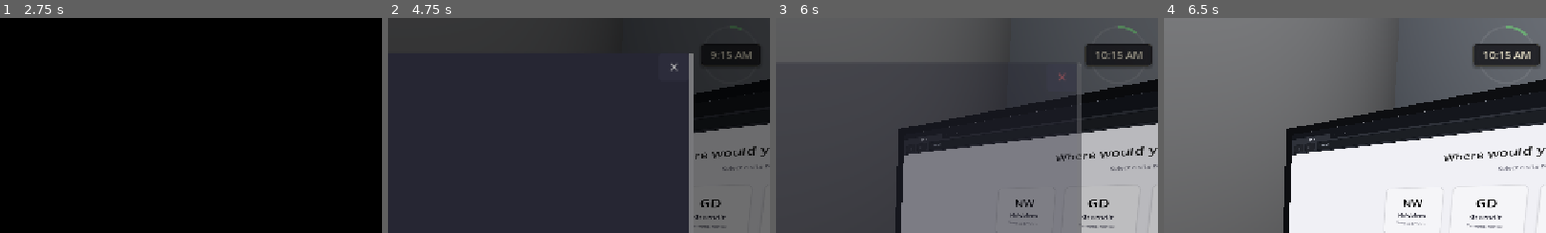
Above: before the commit, frames 1-4 (left to right).
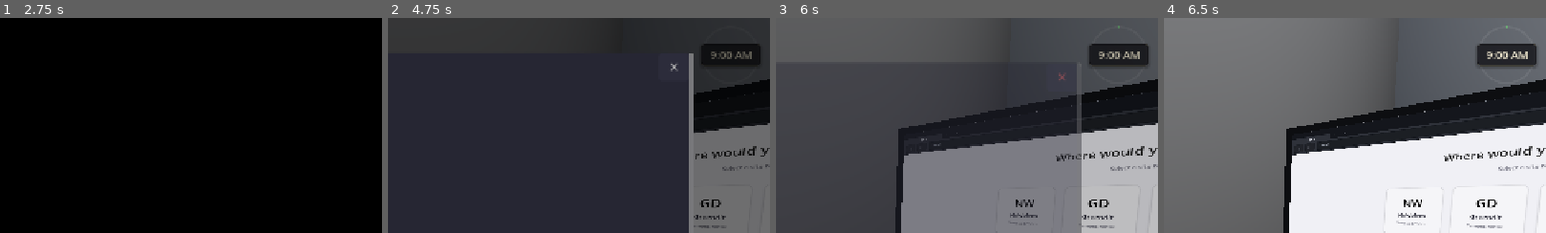
Above: after the commit, the same moments.

Repository: nickcyran/werewolf-on-campus
Game: Godot game, scene res://ui/landing_page/landing_page.tscn
The game is run twice, just before and just after one commit, with the same random seed, the same clock (stepped at 60 frames per second) and the same inputs.
Inputs (mouse positions are % of the whole screen's width and height, from its top left):
- Up to frame 1 (2.75 s): click "Next ▶" at 0.5 s; click "Next ▶" at 1.25 s; click "Begin ▶" at 2 s
- Up to frame 2 (4.75 s): tap Enter at 2.75 s; move the mouse to (72, 45) at 2.77 s; press the mouse at (72, 45) at 2.78 s; tap Space at 3.5 s; move the mouse to (45, 50) at 3.52 s; release the mouse at (45, 50) at 3.53 s; tap I (toggle_info) at 3.6 s; click (45, 50) at 3.67 s; click "Next ▶" at 4.25 s
- Up to frame 3 (6 s): click "Next ▶" at 5 s; click "✕" at 5.75 s
- Up to frame 4 (6.5 s): no input
The pictures show only the part of the screen within x 50-100%, y 0-50%; the shares and areas given below are measured in that part.

Frame 1 is identical in both runs. In frame 2, less than 0.1% of the frame differs, in the area x 86-93%, y 3-20%; in frame 3, 0.6%; in frame 4, 0.7%, in the area x 80-99%, y 3-23%.

Commit message:
Updated ACWW site

Diff:
--- a/core/autoload/day_clock.tscn
+++ b/core/autoload/day_clock.tscn
@@ -4,4 +4,3 @@
 
 [node name="DayClock" type="Node" unique_id=542910904]
 script = ExtResource("1_day_clock")
-max_game_time_seconds = 30.0
--- a/features/sites/acww/acww_about.tscn
+++ b/features/sites/acww/acww_about.tscn
@@ -1,7 +1,7 @@
 [gd_scene format=3 uid="uid://d02ovf7iap15t"]
 
 [ext_resource type="Script" uid="uid://bh3cta78fe4un" path="res://features/sites/site.gd" id="1_site"]
-[ext_resource type="Texture2D" uid="uid://cstasonfmkim6" path="res://assets/logos/ACWW_logo.png" id="2_logo"]
+[ext_resource type="Texture2D" uid="uid://uh7v0v0flufl" path="res://assets/logos/ACWW.png" id="2_pvetf"]
 
 [node name="ACWWAbout" type="Control" unique_id=1748641575]
 layout_mode = 3
@@ -15,7 +15,7 @@
 script = ExtResource("1_site")
 site_title = "www.amcomwolves.com/about"
 
-[node name="BG" type="ColorRect" parent="." unique_id=132349895]
+[node name="BG" type="ColorRect" parent="." unique_id=54266056]
 layout_mode = 1
 anchors_preset = 15
 anchor_right = 1.0
@@ -24,7 +24,7 @@
 grow_vertical = 2
 mouse_filter = 2
 
-[node name="ScrollContainer" type="ScrollContainer" parent="." unique_id=496907609]
+[node name="ScrollContainer" type="ScrollContainer" parent="." unique_id=717925892]
 layout_mode = 1
 anchors_preset = 15
 anchor_right = 1.0
@@ -33,34 +33,17 @@
 grow_vertical = 2
 horizontal_scroll_mode = 0
 
-[node name="Content" type="VBoxContainer" parent="ScrollContainer" unique_id=487905074]
+[node name="Content" type="VBoxContainer" parent="ScrollContainer" unique_id=890656357]
 layout_mode = 2
 size_flags_horizontal = 3
+size_flags_vertical = 3
 theme_override_constants/separation = 0
 
-[node name="GovBar" type="MarginContainer" parent="ScrollContainer/Content" unique_id=1321134061]
-custom_minimum_size = Vector2(0, 22)
-layout_mode = 2
-theme_override_constants/margin_left = 8
-
-[node name="GovBarBG" type="ColorRect" parent="ScrollContainer/Content/GovBar" unique_id=596278259]
-show_behind_parent = true
-layout_mode = 2
-mouse_filter = 2
-color = Color(0.18, 0.65, 0.28, 1)
-
-[node name="GovLabel" type="Label" parent="ScrollContainer/Content/GovBar" unique_id=614675026]
-layout_mode = 2
-theme_override_colors/font_color = Color(1, 1, 1, 1)
-theme_override_font_sizes/font_size = 10
-text = "An official Website of the American Federal Government"
-vertical_alignment = 1
-
-[node name="NavBar" type="Control" parent="ScrollContainer/Content" unique_id=1680078887]
-custom_minimum_size = Vector2(0, 42)
+[node name="NavBar" type="Control" parent="ScrollContainer/Content" unique_id=1915665322]
+custom_minimum_size = Vector2(0, 85)
 layout_mode = 2
 
-[node name="NavBG" type="ColorRect" parent="ScrollContainer/Content/NavBar" unique_id=900949453]
+[node name="NavBG" type="ColorRect" parent="ScrollContainer/Content/NavBar" unique_id=1376487110]
 layout_mode = 1
 anchors_preset = 15
 anchor_right = 1.0
@@ -68,81 +51,91 @@
 grow_horizontal = 2
 grow_vertical = 2
 mouse_filter = 2
-color = Color(0.18, 0.65, 0.28, 1)
 
-[node name="NavLinks" type="HBoxContainer" parent="ScrollContainer/Content/NavBar" unique_id=1347395106]
+[node name="NavLinks" type="HBoxContainer" parent="ScrollContainer/Content/NavBar" unique_id=791473504]
 layout_mode = 1
-anchors_preset = 15
-anchor_right = 1.0
+anchors_preset = -1
+anchor_right = 0.9875
 anchor_bottom = 1.0
 grow_horizontal = 2
 grow_vertical = 2
-theme_override_constants/separation = 80
-alignment = 1
+theme_override_constants/separation = 46
+alignment = 2
+metadata/_edit_use_anchors_ = true
 
-[node name="AboutLabel" type="Label" parent="ScrollContainer/Content/NavBar/NavLinks" unique_id=475373726]
+[node name="AboutBtn" type="Button" parent="ScrollContainer/Content/NavBar/NavLinks" unique_id=378438222]
 layout_mode = 2
-theme_override_colors/font_color = Color(1, 1, 1, 1)
+theme_override_colors/font_color = Color(0, 0, 0, 1)
+theme_override_colors/font_pressed_color = Color(0, 0.92941177, 0.4862745, 1)
+theme_override_colors/font_hover_color = Color(0, 0.7490196, 0.3882353, 1)
+theme_override_colors/font_hover_pressed_color = Color(5.0055983e-06, 0.92841977, 0.4871344, 1)
 theme_override_font_sizes/font_size = 18
 text = "About"
-vertical_alignment = 1
+flat = true
 
-[node name="NewsLabel" type="Label" parent="ScrollContainer/Content/NavBar/NavLinks" unique_id=814822823]
+[node name="NewsLabel" type="Label" parent="ScrollContainer/Content/NavBar/NavLinks" unique_id=1213662274]
 layout_mode = 2
-theme_override_colors/font_color = Color(1, 1, 1, 1)
+theme_override_colors/font_color = Color(0, 0, 0, 1)
 theme_override_font_sizes/font_size = 18
 text = "News and Events"
 vertical_alignment = 1
 
-[node name="ContactLabel" type="Label" parent="ScrollContainer/Content/NavBar/NavLinks" unique_id=1289516744]
+[node name="ContactLabel" type="Label" parent="ScrollContainer/Content/NavBar/NavLinks" unique_id=1712369646]
 layout_mode = 2
-theme_override_colors/font_color = Color(1, 1, 1, 1)
+theme_override_colors/font_color = Color(0, 0, 0, 1)
 theme_override_font_sizes/font_size = 18
 text = "Contact us"
 vertical_alignment = 1
 
-[node name="LogoSection" type="VBoxContainer" parent="ScrollContainer/Content" unique_id=1065236683]
-custom_minimum_size = Vector2(0, 160)
+[node name="TextureRect" type="TextureRect" parent="ScrollContainer/Content/NavBar" unique_id=1473177990]
+layout_mode = 1
+anchors_preset = -1
+anchor_left = 0.00546875
+anchor_top = -0.16470589
+anchor_right = 0.99996555
+anchor_bottom = 1.1411766
+grow_horizontal = 2
+grow_vertical = 2
+mouse_filter = 2
+texture = ExtResource("2_pvetf")
+expand_mode = 1
+stretch_mode = 4
+metadata/_edit_use_anchors_ = true
+
+[node name="ColorRect" type="ColorRect" parent="ScrollContainer/Content/NavBar" unique_id=2131422805]
+layout_mode = 1
+anchors_preset = -1
+anchor_top = 1.0
+anchor_right = 1.0
+anchor_bottom = 1.0117648
+grow_horizontal = 2
+grow_vertical = 0
+color = Color(0, 0.7490196, 0.3882353, 1)
+metadata/_edit_use_anchors_ = true
+
+[node name="BodySection2" type="MarginContainer" parent="ScrollContainer/Content" unique_id=490668537]
 layout_mode = 2
-theme_override_constants/separation = 4
-alignment = 1
+theme_override_constants/margin_left = 20
+theme_override_constants/margin_top = 12
+theme_override_constants/margin_right = 20
+theme_override_constants/margin_bottom = 12
 
-[node name="LogoTexture" type="TextureRect" parent="ScrollContainer/Content/LogoSection" unique_id=760849932]
-modulate = Color(1, 1, 1, 0)
-custom_minimum_size = Vector2(0, 175)
-layout_mode = 2
-texture = ExtResource("2_logo")
-expand_mode = 3
-stretch_mode = 5
-
-[node name="AcwwLogo" type="Sprite2D" parent="ScrollContainer/Content/LogoSection" unique_id=1403093226]
-position = Vector2(621, 71)
-scale = Vector2(0.235, 0.21850002)
-texture = ExtResource("2_logo")
-
-[node name="BodySection" type="MarginContainer" parent="ScrollContainer/Content" unique_id=161422360]
-layout_mode = 2
-theme_override_constants/margin_left = 50
-theme_override_constants/margin_top = 20
-theme_override_constants/margin_right = 50
-theme_override_constants/margin_bottom = 24
-
-[node name="BodyVBox" type="VBoxContainer" parent="ScrollContainer/Content/BodySection" unique_id=913966614]
+[node name="BodyVBox" type="VBoxContainer" parent="ScrollContainer/Content/BodySection2" unique_id=1725463724]
 layout_mode = 2
 theme_override_constants/separation = 10
 
-[node name="Title" type="Label" parent="ScrollContainer/Content/BodySection/BodyVBox" unique_id=1449821605]
+[node name="Title" type="Label" parent="ScrollContainer/Content/BodySection2/BodyVBox" unique_id=2099461259]
 layout_mode = 2
 theme_override_colors/font_color = Color(0.1, 0.1, 0.1, 1)
-theme_override_font_sizes/font_size = 24
+theme_override_font_sizes/font_size = 32
 text = "About us:"
 
-[node name="BodyText" type="RichTextLabel" parent="ScrollContainer/Content/BodySection/BodyVBox" unique_id=576052714]
+[node name="BodyText" type="RichTextLabel" parent="ScrollContainer/Content/BodySection2/BodyVBox" unique_id=752298120]
 custom_minimum_size = Vector2(0, 520)
 layout_mode = 2
 theme_override_colors/default_color = Color(0.15, 0.15, 0.15, 1)
-theme_override_font_sizes/normal_font_size = 12
-theme_override_font_sizes/bold_font_size = 12
+theme_override_font_sizes/normal_font_size = 16
+theme_override_font_sizes/bold_font_size = 18
 bbcode_enabled = true
 text = "Every day, the American Commission on Werewolves strives to build a country where people can live free from fear and pursue their dreams without being hampered by propaganda, lies, and those who would place security over liberty.
 
@@ -152,17 +145,12 @@
 
 We support this mission with a trifold approach:
 	[b]1. Education[/b] - Ensure the public and the next generation have the facts
-	[b]2. Impact[/b] - Spread our important message in an effective, accessible, actionable way
-	[b]3. Lobbying[/b] - Work with government officials to ensure laws and policies support our aims and protect the citizens of America
+	[b]2. Impact[/b]        - Spread our important message in an effective, accessible, actionable way
+	[b]3. Lobbying[/b]   - Work with government officials to ensure laws and policies support our aims and protect the citizens of America
 
 Please contact us at amcomwerewolves.org for information on:
-- Employment
-- Volunteer opportunities
-- Donations
-- Additional details on funding or organizational structure"
+	- Employment
+	- Volunteer opportunities
+	- Donations
+	- Additional details on funding or organizational structure"
 scroll_active = false
-
-[node name="BottomBar" type="ColorRect" parent="ScrollContainer/Content" unique_id=1664361096]
-custom_minimum_size = Vector2(0, 6)
-layout_mode = 2
-color = Color(0.18, 0.65, 0.28, 1)
--- a/features/sites/acww/acww_main.tscn
+++ b/features/sites/acww/acww_main.tscn
@@ -2,7 +2,13 @@
 
 [ext_resource type="Script" uid="uid://kvvfc6x3qfi1" path="res://features/sites/acww/acww_main.gd" id="1_main"]
 [ext_resource type="PackedScene" uid="uid://d02ovf7iap15t" path="res://features/sites/acww/acww_about.tscn" id="2_about"]
-[ext_resource type="Texture2D" uid="uid://cstasonfmkim6" path="res://assets/logos/ACWW_logo.png" id="3_logo"]
+[ext_resource type="Texture2D" uid="uid://uh7v0v0flufl" path="res://assets/logos/ACWW.png" id="3_nfa04"]
+[ext_resource type="Texture2D" uid="uid://b1nn6dsbb7jel" path="res://assets/ad/AD1.png" id="4_wxspv"]
+
+[sub_resource type="StyleBoxFlat" id="StyleBoxFlat_nfa04"]
+bg_color = Color(0, 0.7490196, 0.3882353, 1)
+corner_radius_top_right = 16
+corner_radius_bottom_right = 16
 
 [node name="ACWWMain" type="Control" unique_id=1756041468]
 layout_mode = 3
@@ -38,96 +44,92 @@
 [node name="Content" type="VBoxContainer" parent="ScrollContainer" unique_id=851736363]
 layout_mode = 2
 size_flags_horizontal = 3
+size_flags_vertical = 3
 theme_override_constants/separation = 0
 
-[node name="GovBar" type="MarginContainer" parent="ScrollContainer/Content" unique_id=1826235384]
-custom_minimum_size = Vector2(0, 22)
-layout_mode = 2
-theme_override_constants/margin_left = 8
-
-[node name="GovBarBG" type="ColorRect" parent="ScrollContainer/Content/GovBar" unique_id=874065983]
-show_behind_parent = true
-layout_mode = 2
+[node name="NavBar" type="Control" parent="ScrollContainer/Content" unique_id=1975681478]
+custom_minimum_size = Vector2(0, 85)
+layout_mode = 2
+
+[node name="NavBG" type="ColorRect" parent="ScrollContainer/Content/NavBar" unique_id=1885481608]
+layout_mode = 1
+anchors_preset = 15
+anchor_right = 1.0
+anchor_bottom = 1.0
+grow_horizontal = 2
+grow_vertical = 2
 mouse_filter = 2
-color = Color(0.18, 0.65, 0.28, 1)
-
-[node name="GovLabel" type="Label" parent="ScrollContainer/Content/GovBar" unique_id=346955651]
-layout_mode = 2
-theme_override_colors/font_color = Color(1, 1, 1, 1)
-theme_override_font_sizes/font_size = 10
-text = "An official Website of the American Federal Government"
-vertical_alignment = 1
-
-[node name="NavBar" type="Control" parent="ScrollContainer/Content" unique_id=1975681478]
-custom_minimum_size = Vector2(0, 42)
-layout_mode = 2
-
-[node name="NavBG" type="ColorRect" parent="ScrollContainer/Content/NavBar" unique_id=1885481608]
-layout_mode = 1
-anchors_preset = 15
-anchor_right = 1.0
-anchor_bottom = 1.0
-grow_horizontal = 2
-grow_vertical = 2
-mouse_filter = 2
-color = Color(0.18, 0.65, 0.28, 1)
 
 [node name="NavLinks" type="HBoxContainer" parent="ScrollContainer/Content/NavBar" unique_id=552822154]
 layout_mode = 1
-anchors_preset = 15
-anchor_right = 1.0
-anchor_bottom = 1.0
-grow_horizontal = 2
-grow_vertical = 2
-theme_override_constants/separation = 80
-alignment = 1
+anchors_preset = -1
+anchor_right = 0.9875
+anchor_bottom = 1.0
+grow_horizontal = 2
+grow_vertical = 2
+theme_override_constants/separation = 46
+alignment = 2
+metadata/_edit_use_anchors_ = true
 
 [node name="AboutBtn" type="Button" parent="ScrollContainer/Content/NavBar/NavLinks" unique_id=805588040]
 layout_mode = 2
-theme_override_colors/font_color = Color(1, 1, 1, 1)
+theme_override_colors/font_color = Color(0, 0, 0, 1)
+theme_override_colors/font_pressed_color = Color(0, 0.92941177, 0.4862745, 1)
+theme_override_colors/font_hover_color = Color(0, 0.7490196, 0.3882353, 1)
+theme_override_colors/font_hover_pressed_color = Color(0, 0.92941177, 0.4862745, 1)
 theme_override_font_sizes/font_size = 18
 text = "About"
 flat = true
 
 [node name="NewsLabel" type="Label" parent="ScrollContainer/Content/NavBar/NavLinks" unique_id=2021241890]
 layout_mode = 2
-theme_override_colors/font_color = Color(1, 1, 1, 1)
+theme_override_colors/font_color = Color(0, 0, 0, 1)
 theme_override_font_sizes/font_size = 18
 text = "News and Events"
 vertical_alignment = 1
 
 [node name="ContactLabel" type="Label" parent="ScrollContainer/Content/NavBar/NavLinks" unique_id=798666215]
 layout_mode = 2
-theme_override_colors/font_color = Color(1, 1, 1, 1)
+theme_override_colors/font_color = Color(0, 0, 0, 1)
 theme_override_font_sizes/font_size = 18
 text = "Contact us"
 vertical_alignment = 1
 
-[node name="LogoSection" type="VBoxContainer" parent="ScrollContainer/Content" unique_id=1114357492]
-custom_minimum_size = Vector2(0, 160)
-layout_mode = 2
-theme_override_constants/separation = 4
-alignment = 1
-
-[node name="LogoTexture" type="TextureRect" parent="ScrollContainer/Content/LogoSection" unique_id=150404063]
-modulate = Color(1, 1, 1, 0)
-custom_minimum_size = Vector2(0, 175)
-layout_mode = 2
-texture = ExtResource("3_logo")
+[node name="TextureRect" type="TextureRect" parent="ScrollContainer/Content/NavBar" unique_id=1008341702]
+layout_mode = 1
+anchors_preset = -1
+anchor_left = 0.00546875
+anchor_top = -0.16470589
+anchor_right = 0.99996555
+anchor_bottom = 1.1411766
+grow_horizontal = 2
+grow_vertical = 2
+mouse_filter = 2
+texture = ExtResource("3_nfa04")
 expand_mode = 1
-stretch_mode = 5
-
-[node name="AcwwLogo" type="Sprite2D" parent="ScrollContainer/Content/LogoSection" unique_id=1455975677]
-position = Vector2(624, 80)
-scale = Vector2(0.235, 0.21850002)
-texture = ExtResource("3_logo")
+stretch_mode = 4
+metadata/_edit_use_anchors_ = true
+
+[node name="ColorRect" type="ColorRect" parent="ScrollContainer/Content/NavBar" unique_id=1543649768]
+layout_mode = 1
+anchors_preset = -1
+anchor_top = 1.0
+anchor_right = 1.0
+anchor_bottom = 1.0117648
+grow_horizontal = 2
+grow_vertical = 0
+color = Color(0, 0.7490196, 0.3882353, 1)
+metadata/_edit_use_anchors_ = true
+
+[node name="Control" type="Control" parent="ScrollContainer/Content" unique_id=87944742]
+custom_minimum_size = Vector2(0, 15)
+layout_mode = 2
 
 [node name="BodySection" type="HBoxContainer" parent="ScrollContainer/Content" unique_id=988646979]
 layout_mode = 2
-size_flags_vertical = 3
 
 [node name="EventsSidebar" type="MarginContainer" parent="ScrollContainer/Content/BodySection" unique_id=344031793]
-custom_minimum_size = Vector2(150, 0)
+custom_minimum_size = Vector2(130, 0)
 layout_mode = 2
 theme_override_constants/margin_left = 10
 theme_override_constants/margin_top = 14
@@ -136,15 +138,41 @@
 
 [node name="SidebarVBox" type="VBoxContainer" parent="ScrollContainer/Content/BodySection/EventsSidebar" unique_id=656707899]
 layout_mode = 2
-theme_override_constants/separation = 14
-
-[node name="EventsTitle" type="Label" parent="ScrollContainer/Content/BodySection/EventsSidebar/SidebarVBox" unique_id=1824319909]
-layout_mode = 2
-theme_override_colors/font_color = Color(0.1, 0.1, 0.1, 1)
-theme_override_font_sizes/font_size = 16
+theme_override_constants/separation = 27
+
+[node name="Control" type="Control" parent="ScrollContainer/Content/BodySection/EventsSidebar/SidebarVBox" unique_id=916608081]
+custom_minimum_size = Vector2(0, 23.85)
+layout_mode = 2
+
+[node name="Panel" type="Panel" parent="ScrollContainer/Content/BodySection/EventsSidebar/SidebarVBox/Control" unique_id=269455896]
+layout_mode = 1
+anchors_preset = -1
+anchor_left = -0.33333334
+anchor_top = -0.2515723
+anchor_right = 0.88596493
+anchor_bottom = 1.2159328
+grow_horizontal = 2
+grow_vertical = 2
+theme_override_styles/panel = SubResource("StyleBoxFlat_nfa04")
+metadata/_edit_use_anchors_ = true
+
+[node name="EventsTitle" type="Label" parent="ScrollContainer/Content/BodySection/EventsSidebar/SidebarVBox/Control" unique_id=1824319909]
+layout_mode = 1
+anchors_preset = 15
+anchor_right = 1.0
+anchor_bottom = 1.0
+grow_horizontal = 2
+grow_vertical = 2
+theme_override_colors/font_color = Color(0.20080861, 0.20080861, 0.20080861, 1)
+theme_override_font_sizes/font_size = 24
 text = "Events"
-
-[node name="Event1" type="Label" parent="ScrollContainer/Content/BodySection/EventsSidebar/SidebarVBox" unique_id=1915507848]
+metadata/_edit_use_anchors_ = true
+
+[node name="Events" type="VBoxContainer" parent="ScrollContainer/Content/BodySection/EventsSidebar/SidebarVBox" unique_id=253293642]
+layout_mode = 2
+theme_override_constants/separation = 32
+
+[node name="Event1" type="Label" parent="ScrollContainer/Content/BodySection/EventsSidebar/SidebarVBox/Events" unique_id=1915507848]
 layout_mode = 2
 theme_override_colors/font_color = Color(0.2, 0.2, 0.2, 1)
 theme_override_font_sizes/font_size = 11
@@ -152,54 +180,64 @@
 of Werewolves
 meeting"
 
-[node name="Event2" type="Label" parent="ScrollContainer/Content/BodySection/EventsSidebar/SidebarVBox" unique_id=1280950098]
+[node name="Event2" type="Label" parent="ScrollContainer/Content/BodySection/EventsSidebar/SidebarVBox/Events" unique_id=1280950098]
 layout_mode = 2
 theme_override_colors/font_color = Color(0.2, 0.2, 0.2, 1)
 theme_override_font_sizes/font_size = 11
 text = "Dr. Monroe
 Werewolf studies"
 
-[node name="Event3" type="Label" parent="ScrollContainer/Content/BodySection/EventsSidebar/SidebarVBox" unique_id=1992048502]
+[node name="Event3" type="Label" parent="ScrollContainer/Content/BodySection/EventsSidebar/SidebarVBox/Events" unique_id=1992048502]
 layout_mode = 2
 theme_override_colors/font_color = Color(0.2, 0.2, 0.2, 1)
 theme_override_font_sizes/font_size = 11
 text = "How to Spot a
 Werewolf Night"
 
-[node name="Divider" type="ColorRect" parent="ScrollContainer/Content/BodySection" unique_id=620135052]
+[node name="Divider" type="VBoxContainer" parent="ScrollContainer/Content/BodySection" unique_id=1064843900]
+layout_mode = 2
+
+[node name="Line" type="ColorRect" parent="ScrollContainer/Content/BodySection/Divider" unique_id=620135052]
 custom_minimum_size = Vector2(1, 0)
 layout_mode = 2
 size_flags_vertical = 3
-color = Color(0.8, 0.8, 0.8, 1)
+color = Color(0, 0.7490196, 0.3882353, 1)
+
+[node name="Spacer" type="Control" parent="ScrollContainer/Content/BodySection/Divider" unique_id=715151425]
+custom_minimum_size = Vector2(0, 44.155)
+layout_mode = 2
 
 [node name="Article" type="MarginContainer" parent="ScrollContainer/Content/BodySection" unique_id=1218852334]
 layout_mode = 2
 size_flags_horizontal = 3
-theme_override_constants/margin_left = 30
-theme_override_constants/margin_top = 14
-theme_override_constants/margin_right = 30
+theme_override_constants/margin_left = 20
+theme_override_constants/margin_top = 35
+theme_override_constants/margin_right = 15
 theme_override_constants/margin_bottom = 20
 
 [node name="ArticleVBox" type="VBoxContainer" parent="ScrollContainer/Content/BodySection/Article" unique_id=1966516502]
 layout_mode = 2
 theme_override_constants/separation = 4
 
+[node name="Whitespace" type="Control" parent="ScrollContainer/Content/BodySection/Article/ArticleVBox" unique_id=1283703203]
+layout_mode = 2
+
 [node name="ArticleTitle" type="Label" parent="ScrollContainer/Content/BodySection/Article/ArticleVBox" unique_id=1826290989]
 layout_mode = 2
 theme_override_colors/font_color = Color(0.1, 0.1, 0.1, 1)
-theme_override_font_sizes/font_size = 20
-text = "UAlbany Werewolf Hysteria"
+theme_override_font_sizes/font_size = 32
+text = "Trifang University Werewolf Hysteria"
 
 [node name="Author" type="Label" parent="ScrollContainer/Content/BodySection/Article/ArticleVBox" unique_id=2019325212]
 layout_mode = 2
 theme_override_colors/font_color = Color(0.3, 0.3, 0.3, 1)
-theme_override_font_sizes/font_size = 11
+theme_override_font_sizes/font_size = 13
 text = "By Lon Chaney Jr."
 
 [node name="Date" type="Label" parent="ScrollContainer/Content/BodySection/Article/ArticleVBox" unique_id=817077433]
 layout_mode = 2
 theme_override_colors/font_color = Color(0.4, 0.4, 0.4, 1)
-theme_override_font_sizes/font_size = 11
+theme_override_font_sizes/font_size = 13
 text = "September 4, 2025"
 
 [node name="Spacer" type="Control" parent="ScrollContainer/Content/BodySection/Article/ArticleVBox" unique_id=626162343]
@@ -210,16 +248,26 @@
 custom_minimum_size = Vector2(0, 380)
 layout_mode = 2
 theme_override_colors/default_color = Color(0.15, 0.15, 0.15, 1)
-theme_override_font_sizes/normal_font_size = 12
+theme_override_font_sizes/normal_font_size = 16
 bbcode_enabled = true
-text = "[center]Reports are spreading of a werewolf stalking the University at Albany campus. While these rumors are almost  …(292 unchanged characters)…
+text = "Reports are spreading of a werewolf stalking the Trifang University campus. While these rumors are almost  …(292 unchanged characters)…
 
 Landis explains, \"Werewolves are extremely rare, and we would certainly know if one was present on a college campus. However, for those who remain suspicious and afraid, meals are the best time to make an assessment. Werewolves cannot abide garlic and eat extremely high quantities of meat\"
 
-Unless you see someone consuming multiple steaks a day and refusing all seasoning on their food, we here at AmComWolves.com offer assurances that you are safe![/center]"
+Unless you see someone consuming multiple steaks a day and refusing all seasoning on their food, we here at AmComWolves.com offer assurances that you are safe!"
 scroll_active = false
 
-[node name="BottomBar" type="ColorRect" parent="ScrollContainer/Content" unique_id=461571217]
-custom_minimum_size = Vector2(0, 6)
-layout_mode = 2
-color = Color(0.18, 0.65, 0.28, 1)
+[node name="AdBar" type="MarginContainer" parent="ScrollContainer/Content/BodySection" unique_id=823107355]
+custom_minimum_size = Vector2(220, 0)
+layout_mode = 2
+theme_override_constants/margin_left = 8
+theme_override_constants/margin_top = 42
+theme_override_constants/margin_right = 8
+
+[node name="TextureRect" type="TextureRect" parent="ScrollContainer/Content/BodySection/AdBar" unique_id=919470114]
+custom_minimum_size = Vector2(233.28, 457.08)
+layout_mode = 2
+size_flags_vertical = 0
+texture = ExtResource("4_wxspv")
+expand_mode = 1
+stretch_mode = 5
Binary file added: assets/ad/AD1.png
Not shown, changed: assets/ad/AD1.png.import
Binary file added: assets/logos/ACWW.png
Not shown, changed: assets/logos/ACWW.png.import
Binary file removed: assets/logos/ACWW_logo.png
Binary file removed: assets/logos/Trifang crest.png
Binary file added: assets/logos/Trifang-crest.png
Not shown, changed: assets/logos/Trifang-crest.png.import
Binary file removed: assets/mockups/American Commision on Werewolves.png
